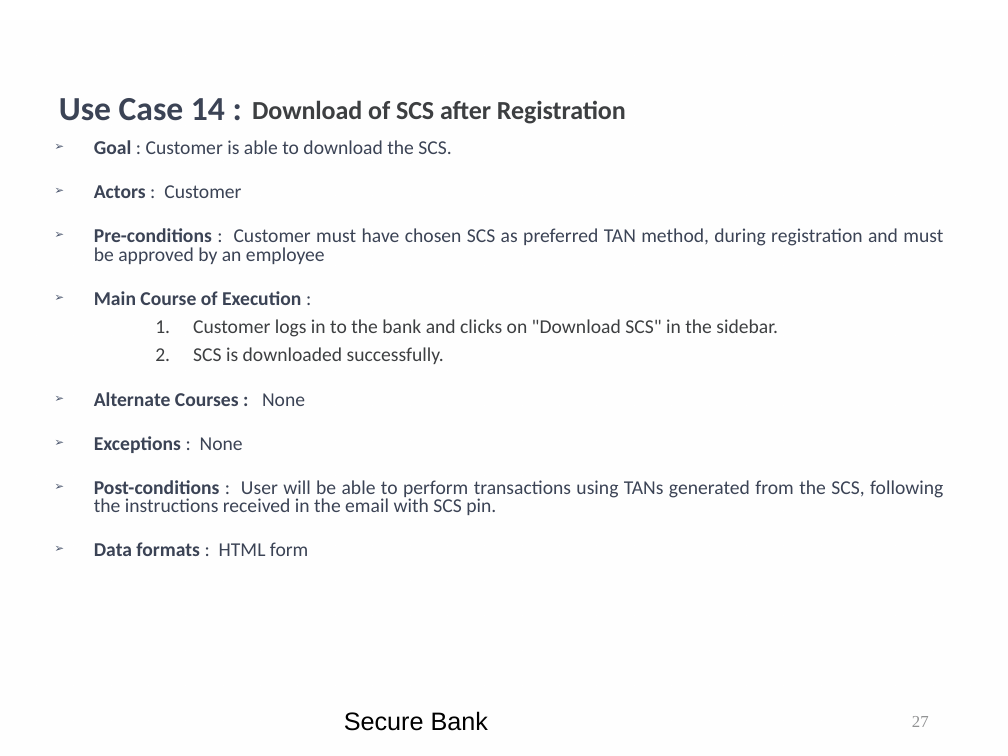
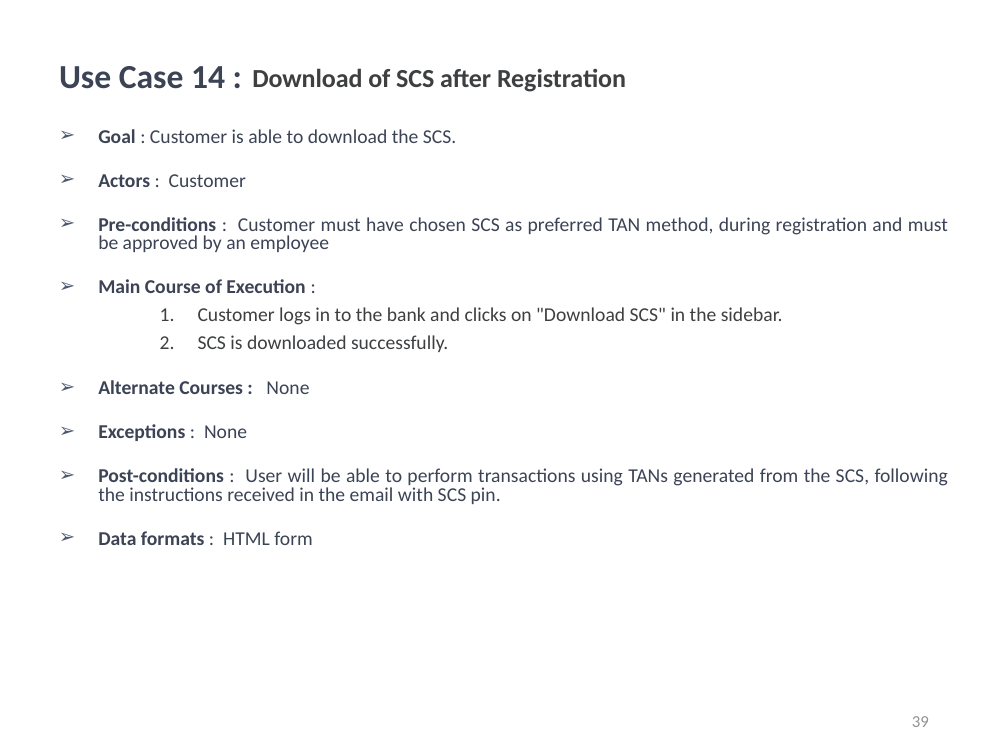
Before and after one commit to kwuerl/secure-coding-team-8, a slide deck: slide 39 of presentations/Phase3.ppt (slide 27 before the commit). Drawn at 1008x756 pixels with LibreOffice and Linux fonts; fonts in the diff are those of the drawing; background and template pictures are left out. Boxes give left, top, right and bottom in pixels: in the first picture for what was removed or moved away, otherwise in the second. Text is boxed around its words. In the diff, an @@ line names an element or a change of style, - is before the commit and + after.

```diff
--- a/presentations/Phase3.ppt
+++ b/presentations/Phase3.ppt
@@ rectangle removed at (0, 20, 1008, 756) @@
@@ title "Use Case 14 : Download ...": place and size @@
-title "Use Case 14 : Download ..." at (59, 98, 626, 124)
+title "Use Case 14 : Download ..." at (59, 66, 626, 92)
@@ text "Goal : Customer is able ...": place and size @@
-text "Goal : Customer is able ..." at (94, 140, 943, 556)
+text "Goal : Customer is able ..." at (98, 129, 948, 545)
@@ text removed at (344, 711, 488, 731) @@
-Secure Bank
@@ page number at (912, 716, 929, 727): text changed; font Times New Roman to Calibri @@
-27
+39
```
Also in this commit, not shown: 34 other slides changed, 13 slides added, 1 slide removed.
